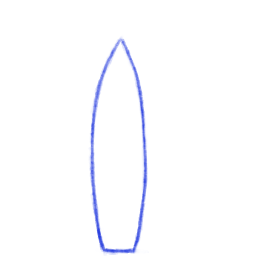
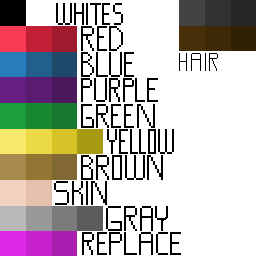
The second w=256, h=256 image is a revision of the first. Changes to its layers:
removed layer "BodyE Inky" over [88, 34, 149, 256]
added layer "Colors" above "Reminder" over [0, 0, 256, 256]
